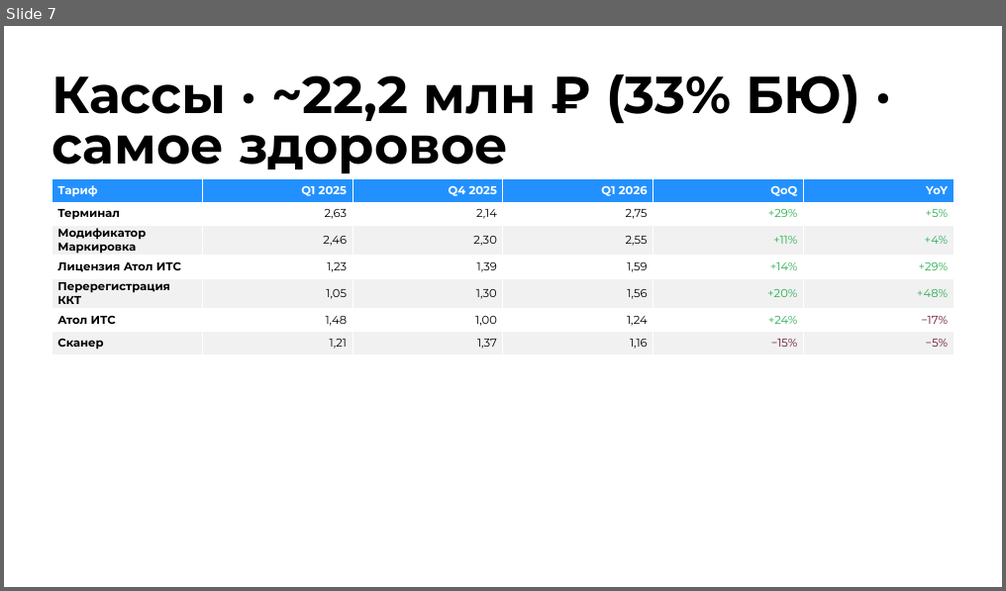
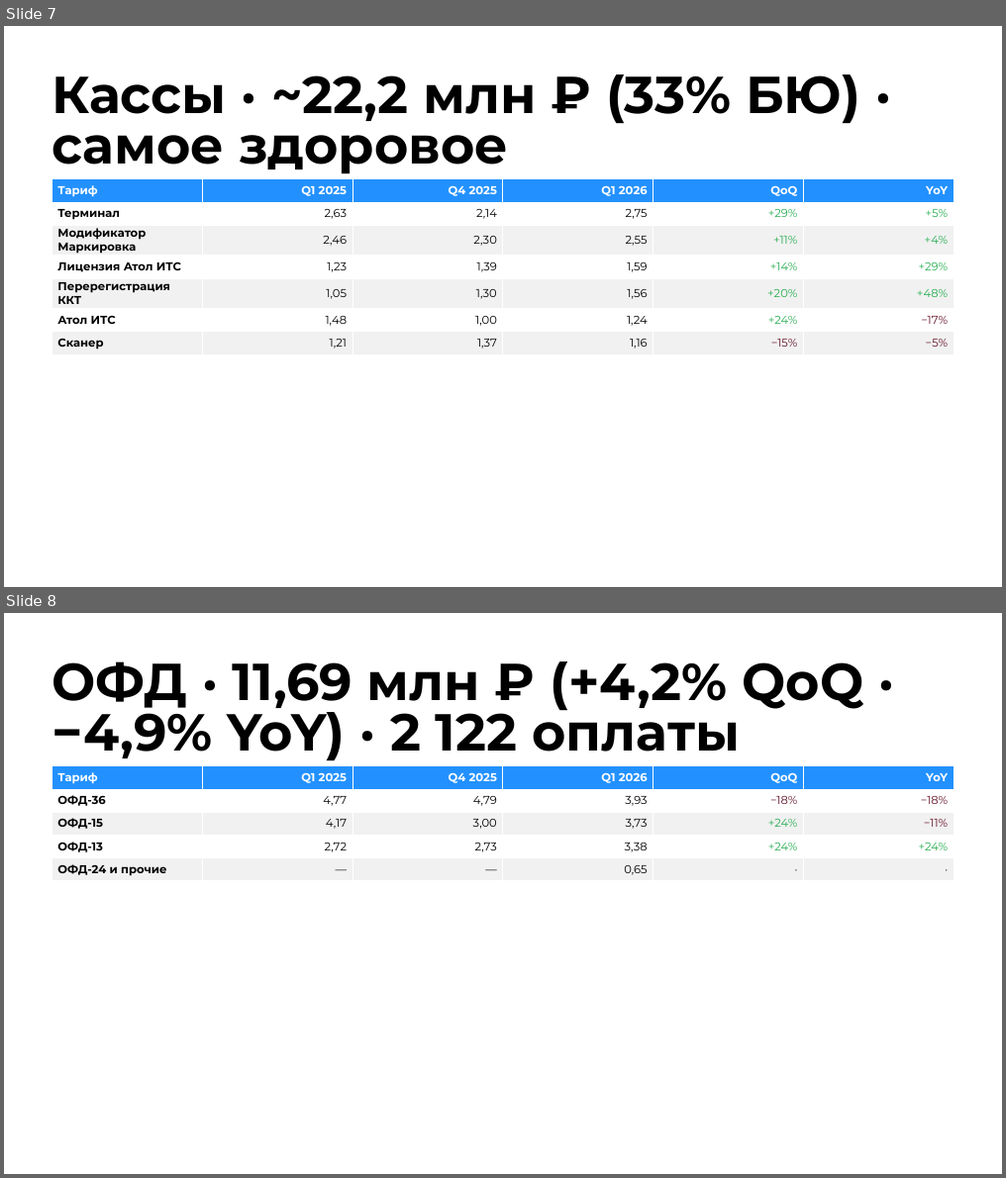
Before and after one commit to burbonivanovich-oss/google-presentation, a slide deck: Итоги Q1 2026 — Контур.pptx. Shown one above the other, each under a label of ours: slide 7 before the commit, slides 7 and 8 after it. The pictures are 1006x591 and 1006x1178 pixels, drawn with LibreOffice and Linux fonts; fonts in the diff are those of the drawing. Boxes give left, top, right and bottom in pixels: in the first picture for what was removed or moved away, otherwise in the second. Text is boxed around its words. In the diff, an @@ line names an element or a change of style, - is before the commit and + after.

```diff
--- a/Итоги Q1 2026 — Контур.pptx
+++ b/Итоги Q1 2026 — Контур.pptx
@@ slide 8 added at box(4, 613, 1002, 1174), background #FEFFFE @@
@@ title added at box(53, 662, 864, 761), 50 pt, text #000000, bold @@
+ОФД · 11,69 млн ₽ (+4,2% QoQ · −4,9% YoY) · 2 122 оплаты
@@ table added at box(52, 766, 954, 881), 5 rows, 6 columns @@
+Тариф | Q1 2025 | Q4 2025 | Q1 2026 | QoQ | YoY
+ОФД-36 | 4,77 | 4,79 | 3,93 | −18% | −18%
+ОФД-15 | 4,17 | 3,00 | 3,73 | +24% | −11%
+ОФД-13 | 2,72 | 2,73 | 3,38 | +24% | +24%
+ОФД-24 и прочие | — | — | 0,65 | · | ·
```
Also in this commit, not shown: 3 slides changed, 2 slides removed, 1 other file.
